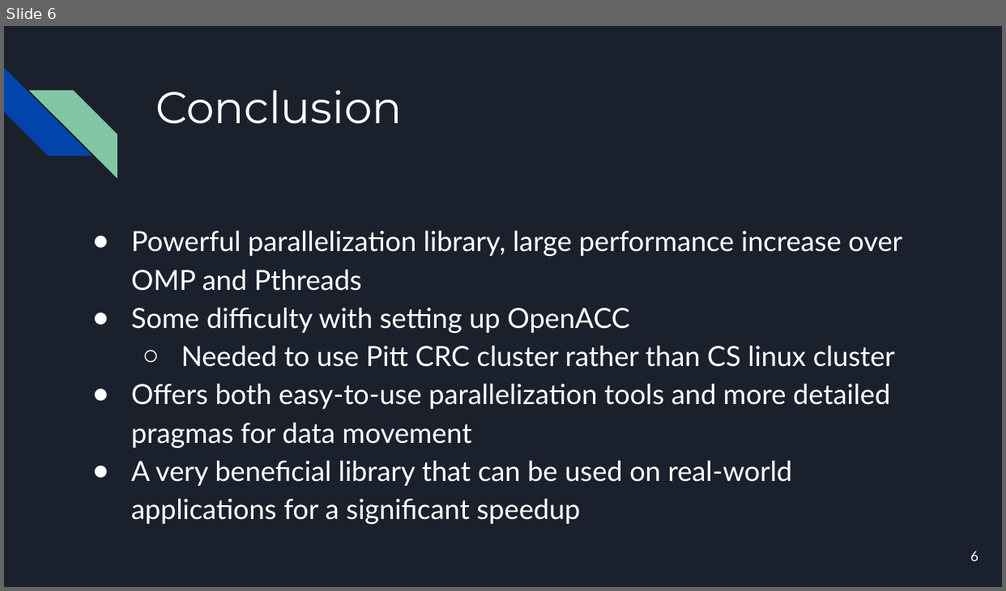
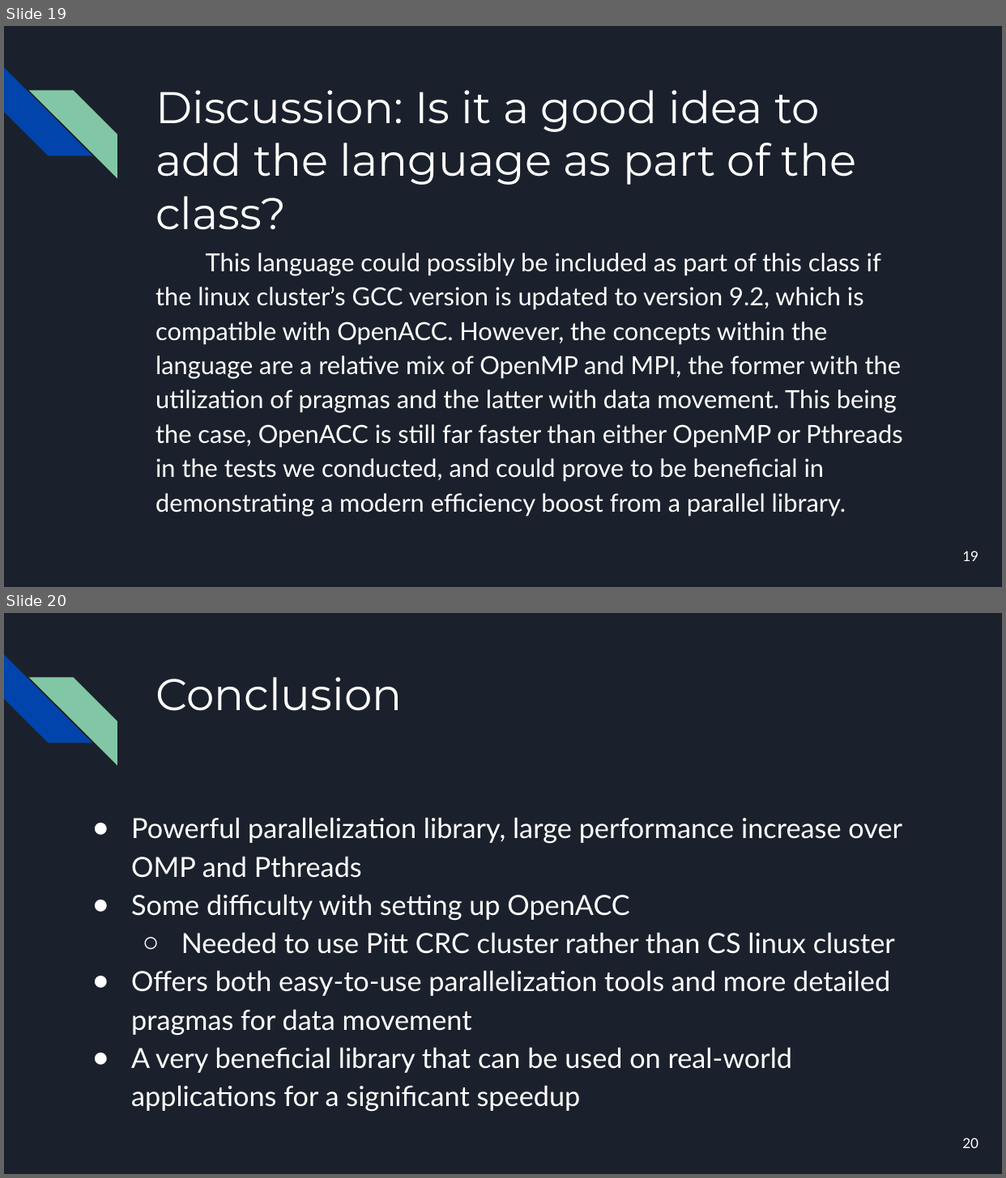
Before and after one commit to Jack-Ansley/1645Project, a slide deck: project.pptx. Shown one above the other, each under a label of ours: slide 6 before the commit, slides 19 and 20 after it. The pictures are 1006x591 and 1006x1178 pixels, drawn with LibreOffice and Linux fonts; fonts in the diff are those of the drawing. Boxes give left, top, right and bottom in pixels: in the first picture for what was removed or moved away, otherwise in the second. Text is boxed around its words. In the diff, an @@ line names an element or a change of style, - is before the commit and + after.

```diff
--- a/project.pptx
+++ b/project.pptx
@@ slide 19 added at (x1=4, y1=26, x2=1002, y2=587), background #1B212C; not listed: 2 template elements that a slide beside it also shows @@
@@ title added at (x1=155, y1=90, x2=856, y2=185), 32 pt, text #FFFFFF @@
+Discussion: Is it a good idea to add the language as part of the class?
@@ text added at (x1=155, y1=253, x2=902, y2=517), 18 pt, text #FFFFFF @@
+This language could possibly be included as part of this class if the linux cluster’s GCC version is updated to version 9.2, which is compatible with OpenACC. However, the concepts within the language are a relative mix of OpenMP and MPI, the former with the utilization of pragmas and the latter with data movement. This being the case, OpenACC is still far faster than either OpenMP or Pthreads in the tests we conducted, and could prove to be beneficial in demonstrating a modern efficiency boost from a parallel library.
@@ page number added at (x1=962, y1=551, x2=978, y2=561), 10 pt, text #FFFFFF @@
+19
@@ what was slide 6 is now slide 20 @@
@@ page number at (x1=962, y1=1138, x2=978, y2=1148): text changed @@
-6
+20
```
Also in this commit, not shown: 3 slides changed, 13 other slides added.
